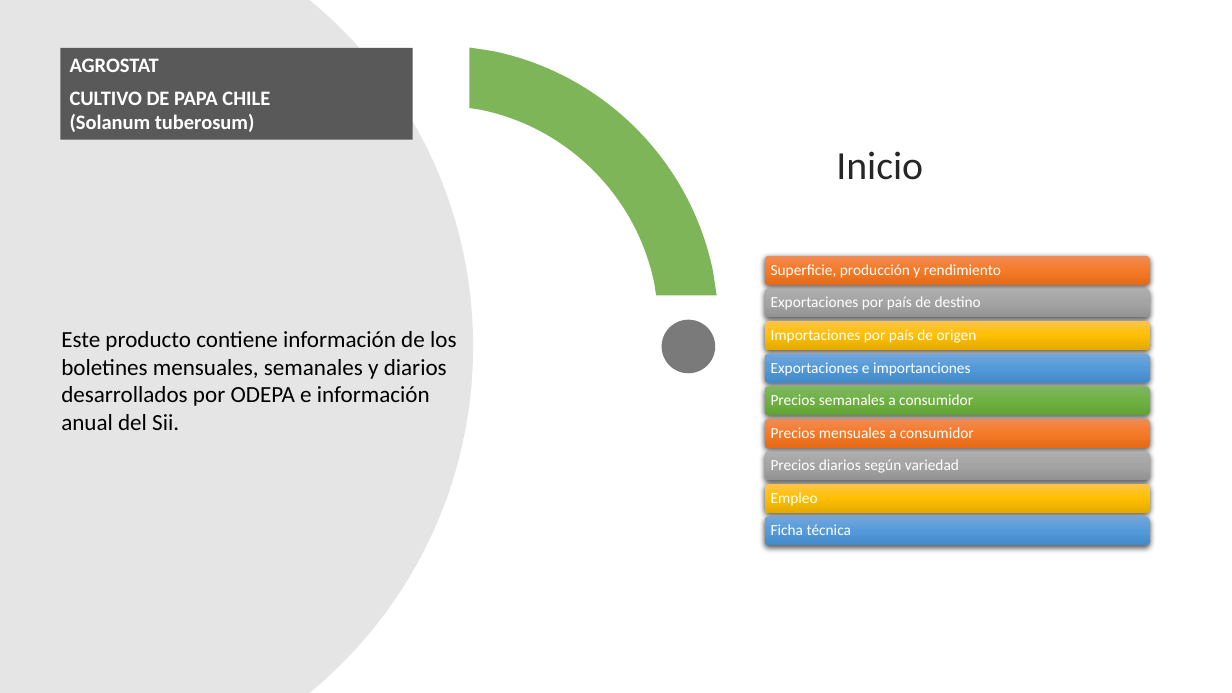
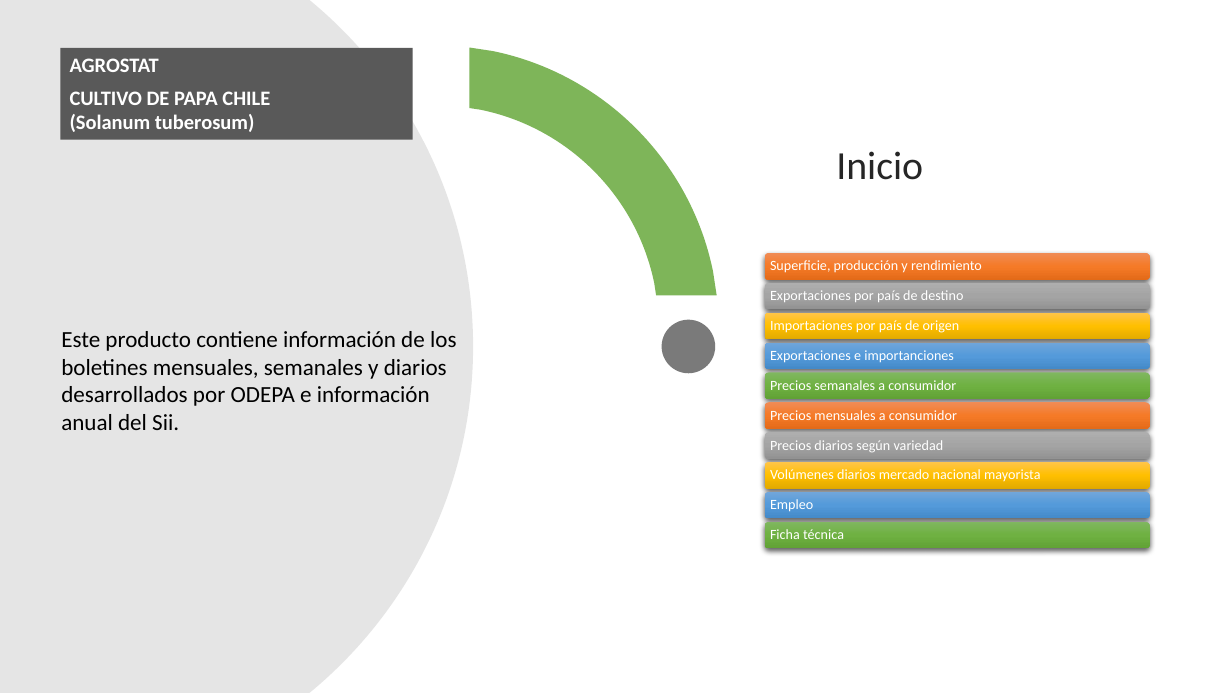
Before and after one commit to Sud-Austral/DATA-AGRO, a slide deck: slide 3 of DATAAGRO_papa/Power Bi_PAPA.pptx. Drawn at 1232x693 pixels with LibreOffice and Linux fonts; fonts in the diff are those of the drawing. Boxes give left, top, right and bottom in pixels: in the first picture for what was removed or moved away, otherwise in the second. Text is boxed around its words. In the diff, an @@ line names an element or a change of style, - is before the commit and + after.

```diff
--- a/DATAAGRO_papa/Power Bi_PAPA.pptx
+++ b/DATAAGRO_papa/Power Bi_PAPA.pptx
@@ rounded rectangle: place and size @@
-rounded rectangle at [764, 256, 1150, 285]
+rounded rectangle at [764, 253, 1150, 280]
@@ rounded rectangle: place and size @@
-rounded rectangle at [764, 288, 1150, 317]
+rounded rectangle at [764, 283, 1150, 310]
@@ 2 texts, 2 rounded rectangles: place and size @@
-2 texts, 2 rounded rectangles at [764, 321, 1150, 383]
+2 texts, 2 rounded rectangles at [764, 312, 1150, 370]
@@ 2 texts, 2 rounded rectangles: place and size @@
-2 texts, 2 rounded rectangles at [764, 386, 1150, 447]
+2 texts, 2 rounded rectangles at [764, 372, 1150, 429]
@@ size 12 to 11 pt in 9 elements at [770, 260, 982, 272], [770, 529, 844, 539], [770, 499, 813, 511], [770, 290, 964, 302], [770, 320, 960, 333], [770, 350, 954, 362], [770, 380, 956, 390], [770, 410, 957, 420], [770, 440, 944, 452] @@
@@ 2 rounded rectangles, 1 text: place and size @@
-2 rounded rectangles, 1 text at [764, 451, 1150, 513]
+2 rounded rectangles, 1 text at [764, 433, 1150, 489]
@@ text added at [770, 469, 1040, 481], 11 pt, text #FFFFFF @@
+Volúmenes diarios mercado nacional mayorista
@@ rounded rectangle: place and size @@
-rounded rectangle at [764, 517, 1150, 545]
+rounded rectangle at [764, 492, 1150, 518]
@@ text "Empleo": place and size @@
-text "Empleo" at [771, 492, 818, 506]
+text "Empleo" at [770, 499, 813, 511]
@@ rounded rectangle added at [764, 522, 1150, 549], fill gradient #81B861 to #6FB242 to #62A336 @@
```
Also in this commit, not shown: 1 slide added, 11 other files.
